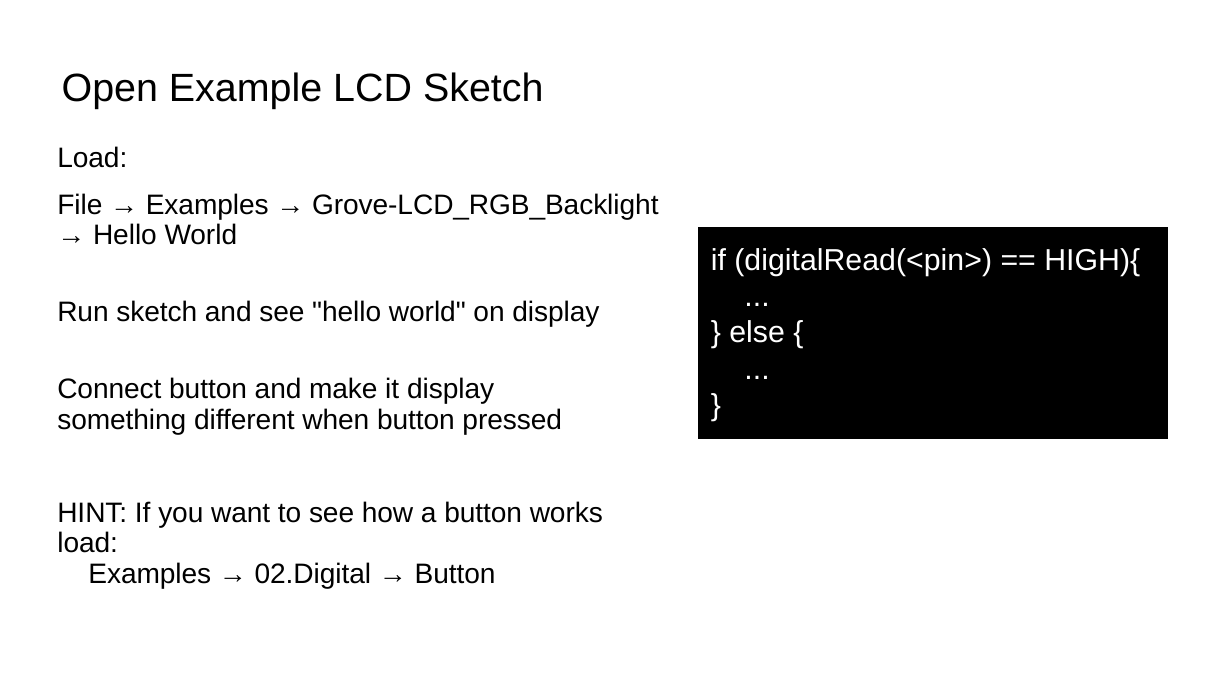
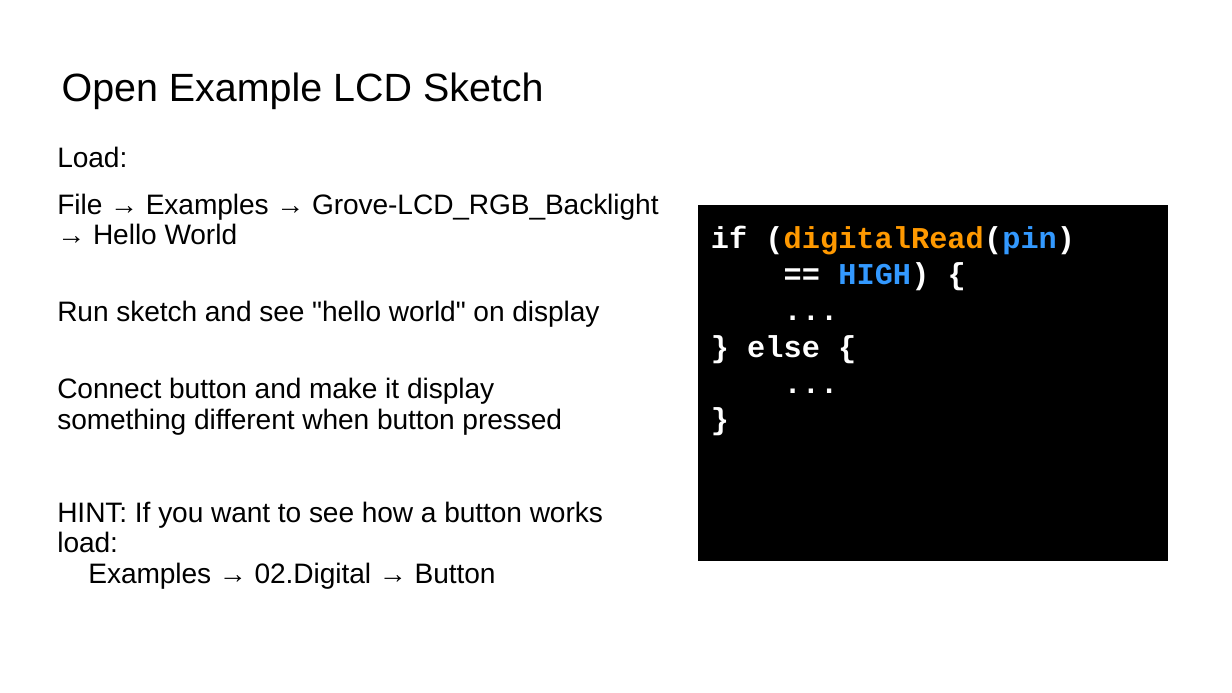
Before and after one commit to bradakelly/ArduinoDevelopmentWorkshop, a slide deck: slide 15 of CourseSlideshow.odp (slide 13 before the commit). Drawn at 1232x693 pixels with LibreOffice and Linux fonts; fonts in the diff are those of the drawing; background and template pictures are left out. Boxes give left, top, right and bottom in pixels: in the first picture for what was removed or moved away, otherwise in the second. Text is boxed around its words. In the diff, an @@ line names an element or a change of style, - is before the commit and + after.

```diff
--- a/CourseSlideshow.odp
+++ b/CourseSlideshow.odp
@@ rectangle "if (digitalRead(pin) == HIGH) { ...": place and size @@
-rectangle "if (digitalRead(pin) == HIGH) { ..." at box(700, 229, 1166, 437)
+rectangle "if (digitalRead(pin) == HIGH) { ..." at box(700, 207, 1166, 559)
@@ text in rectangle at box(711, 226, 1075, 358): text changed; font Arial to Courier New; bold on @@
-if (digitalRead(<pin>) == HIGH){
-...
-} else {
-...
-}
+if (digitalRead(pin)
+== HIGH) {
+...
+} else {
+...
+}
```
Also in this commit, not shown: 1 other slide changed, 5 slides added, 3 slides removed.
